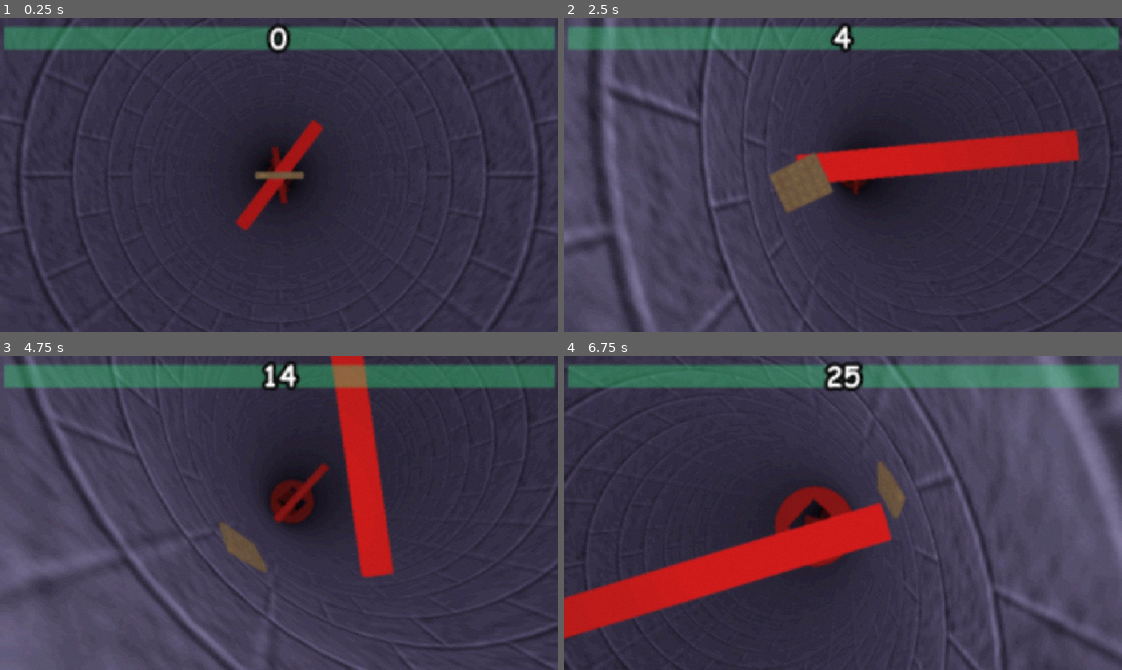
Above: before the commit, frames 1-4 (two rows, left to right).
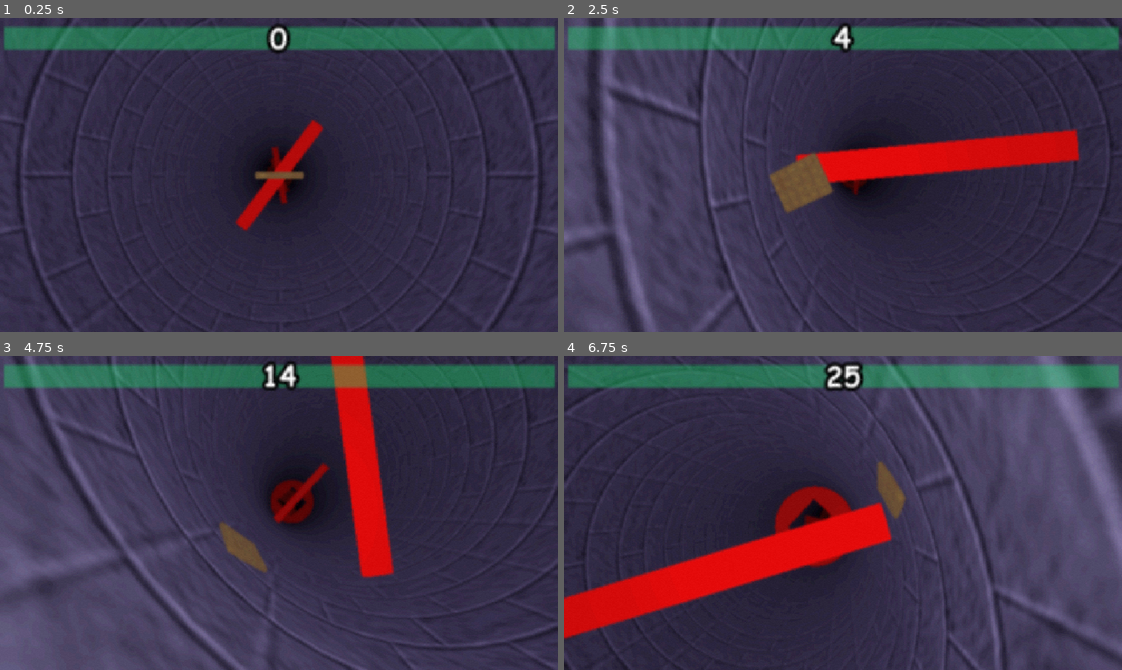
Above: after the commit, the same moments.

Repository: TaelsDaFoox/wafall
Game: Godot game, scene res://world.tscn
Two runs of this game, one before a commit and one after it. Both use one fixed random seed, a clock stepped at 60 frames per second and the inputs below.
Inputs:
- Up to frame 1 (0.25 s): no input
- Up to frame 2 (2.5 s): tap Enter at 0.5 s; hold D (right) 0.53-1.28 s; tap Alt at 0.6, 2.1 s; hold S (down) 1.28-2.03 s; tap Shift at 1.35 s; hold D (right) from 2.03 s (still down)
- Up to frame 3 (4.75 s): release D (right) at 2.78 s; hold W (up) 2.78-3.53 s; tap Shift at 2.85, 4.35 s; hold A (left) from 3.53 s (still down); tap Alt at 3.6 s
- Up to frame 4 (6.75 s): release A (left) at 5.03 s; hold S (down) 5.03-5.78 s; tap Alt at 5.1, 6.6 s; hold D (right) 5.78-6.53 s; tap Shift at 5.85 s; hold W (up) from 6.53 s (still down)

The runs differ from the first frame. In frame 2, 0.2% of the frame differs, in the area x 45-73%, y 40-52%; in frame 3, 0.3%, in the area x 61-70%, y 17-69%; in frame 4, 0.3%.

Commit message:
new title screen + danger sfx
much cooler title screen, experimenting with a low health sfx

Diff:
--- a/Global.gd
+++ b/Global.gd
@@ -1,6 +1,6 @@
 extends Node
 var falldist :=0.0
-var waffleHP := 100
+var waffleHP := 100.0
 signal wrap()
 func emitwrap():
 	wrap.emit()
--- /dev/null
+++ b/camera_title.gd
@@ -0,0 +1,16 @@
+extends Camera3D
+@export var player: RigidBody3D
+var camspin = 0.0
+var camdist = 20.0
+
+func _ready() -> void:
+	pass
+
+func _physics_process(delta: float) -> void:
+	if player:
+		camspin +=delta*0.3
+		player.apply_torque(Vector3(1.0,0.1,0.3))
+		#player.linear_velocity.y=-250
+		position = Vector3(sin(camspin)*camdist,player.position.y-10,cos(camspin)*camdist)
+		look_at(player.position+Vector3(0,6,0),Vector3.UP)
+		rotation.y-=0.5
--- a/materials/jpeg.tres
+++ b/materials/jpeg.tres
@@ -4,7 +4,7 @@
 
 [resource]
 shader = ExtResource("1_4kowo")
-shader_parameter/washout_intensity = 0.3
+shader_parameter/washout_intensity = 0.150000007125
 shader_parameter/blur_amount = 1.0000000475
 shader_parameter/blockiness = 500.000021375
 shader_parameter/color_steps = 32.0
--- /dev/null
+++ b/title_alt.tscn
@@ -0,0 +1,126 @@
+[gd_scene load_steps=11 format=3 uid="uid://cis7jhbcm5lqp"]
+
+[ext_resource type="Material" uid="uid://chl7b8pmev0ih" path="res://materials/Bricks.tres" id="1_a8gxr"]
+[ext_resource type="PackedScene" uid="uid://dian7bnwaawuo" path="res://waffle.tscn" id="2_2i62n"]
+[ext_resource type="PhysicsMaterial" uid="uid://oyblx46378ey" path="res://materials/frictionless.tres" id="3_si5mo"]
+[ext_resource type="Script" uid="uid://dfxaw82x21wd3" path="res://camera_title.gd" id="4_g24ii"]
+[ext_resource type="Script" uid="uid://cborgbtsf0dtx" path="res://wall_collision.gd" id="5_4q325"]
+[ext_resource type="FontFile" uid="uid://kg3qgerw6jf0" path="res://fonts/comicbd.ttf" id="7_2i62n"]
+[ext_resource type="AudioStream" uid="uid://dhbvcygskw4al" path="res://audio/music/Delve!!!.wav" id="7_a8gxr"]
+[ext_resource type="Material" uid="uid://cc6jq52jf3gxv" path="res://materials/jpeg.tres" id="7_p2suv"]
+[ext_resource type="Script" uid="uid://ws4pks405ugm" path="res://title_menu.gd" id="8_si5mo"]
+
+[sub_resource type="Environment" id="Environment_36lrl"]
+ambient_light_source = 2
+ambient_light_color = Color(0.58443636, 0.5058974, 0.77317214, 1)
+fog_enabled = true
+fog_light_color = Color(0, 0, 0, 1)
+fog_density = 0.005
+
+[node name="TitleAlt" type="Node3D"]
+
+[node name="Well" type="CSGCylinder3D" parent="."]
+transform = Transform3D(1, 0, 0, 0, 1, 0, 0, 0, 1, 0, -0.3942871, 0)
+radius = 50.0
+height = 2000.0
+sides = 64
+material = ExtResource("1_a8gxr")
+
+[node name="WorldEnvironment" type="WorldEnvironment" parent="."]
+environment = SubResource("Environment_36lrl")
+
+[node name="Waffle" parent="." instance=ExtResource("2_2i62n")]
+physics_material_override = ExtResource("3_si5mo")
+movespeed = 100000.0
+
+[node name="Camera3D" type="Camera3D" parent="." node_paths=PackedStringArray("player")]
+transform = Transform3D(1, 0, 0, 0, -4.371139e-08, 1, 0, -1, -4.371139e-08, -13.661747, -38.720566, 18.476261)
+current = true
+script = ExtResource("4_g24ii")
+player = NodePath("../Waffle")
+
+[node name="OmniLight3D" type="OmniLight3D" parent="Camera3D"]
+shadow_enabled = true
+omni_range = 96.99061
+
+[node name="WallCollision" type="CSGTorus3D" parent="."]
+use_collision = true
+collision_priority = 10.0
+inner_radius = 40.632484
+outer_radius = 79.554504
+sides = 64
+ring_sides = 3
+script = ExtResource("5_4q325")
+
+[node name="TitleMenu" type="Control" parent="."]
+layout_mode = 3
+anchors_preset = 15
+anchor_right = 1.0
+anchor_bottom = 1.0
+grow_horizontal = 2
+grow_vertical = 2
+script = ExtResource("8_si5mo")
+
+[node name="Label" type="Label" parent="TitleMenu"]
+layout_mode = 1
+anchors_preset = 15
+anchor_right = 1.0
+anchor_bottom = 1.0
+offset_top = -15.0
+offset_bottom = -15.0
+grow_horizontal = 2
+grow_vertical = 2
+theme_override_fonts/font = ExtResource("7_2i62n")
+theme_override_font_sizes/font_size = 100
+text = "wafall"
+horizontal_alignment = 1
+
+[node name="Start" type="Button" parent="TitleMenu"]
+layout_mode = 1
+anchors_preset = 11
+anchor_left = 1.0
+anchor_right = 1.0
+anchor_bottom = 1.0
+offset_left = -312.0
+offset_top = 139.0
+offset_right = -56.0
+offset_bottom = -173.0
+grow_horizontal = 0
+grow_vertical = 2
+theme_override_fonts/font = ExtResource("7_2i62n")
+theme_override_font_sizes/font_size = 28
+text = "FALL"
+
+[node name="Customize" type="Button" parent="TitleMenu"]
+layout_mode = 1
+anchors_preset = 15
+anchor_right = 1.0
+anchor_bottom = 1.0
+offset_left = 80.0
+offset_top = 309.0
+offset_right = -340.0
+offset_bottom = -14.0
+grow_horizontal = 2
+grow_vertical = 2
+theme_override_fonts/font = ExtResource("7_2i62n")
+theme_override_font_sizes/font_size = 20
+text = "Customize yo' waffle"
+
+[node name="CanvasLayer" type="CanvasLayer" parent="."]
+visible = false
+
+[node name="ColorRect" type="ColorRect" parent="CanvasLayer"]
+material = ExtResource("7_p2suv")
+anchors_preset = 15
+anchor_right = 1.0
+anchor_bottom = 1.0
+grow_horizontal = 2
+grow_vertical = 2
+mouse_filter = 2
+
+[node name="AudioStreamPlayer" type="AudioStreamPlayer" parent="."]
+stream = ExtResource("7_a8gxr")
+volume_db = -10.0
+autoplay = true
+
+[connection signal="pressed" from="TitleMenu/Start" to="TitleMenu" method="_on_start_pressed"]
--- /dev/null
+++ b/title_menu.gd
@@ -0,0 +1,5 @@
+extends Control
+
+
+func _on_start_pressed() -> void:
+	get_tree().change_scene_to_file("res://world.tscn")
--- a/waffle.gd
+++ b/waffle.gd
@@ -4,7 +4,9 @@
 @onready var explosion = $explosion
 var explodeframe := 19.0
 @onready var sfx := $AudioStreamPlayer
+@export var healrate = 0.5
 func _physics_process(delta: float) -> void:
+	Global.waffleHP=clampf(Global.waffleHP+(healrate*delta),0.0,100.0)
 	var input_dir = Input.get_vector("left","right","up","down",0.5)
 	apply_central_force(Vector3(input_dir.x,0,input_dir.y)*(delta*movespeed))
 	apply_torque(Vector3(input_dir.y,0,-input_dir.x)*(delta*movespeed))
@@ -19,7 +21,10 @@
 	explosion.frame = int(explodeframe)
 
 func explode():
+	Global.waffleHP-=25
+	if Global.waffleHP<=0:
+		Global.waffleHP=100.0
+		get_tree().reload_current_scene()
 	sfx.play()
-	Global.waffleHP-=25
 	explodeframe=0.0
 	apply_central_impulse(Vector3(0,150,0))
--- a/waffle.tscn
+++ b/waffle.tscn
@@ -1,9 +1,10 @@
-[gd_scene load_steps=6 format=3 uid="uid://dian7bnwaawuo"]
+[gd_scene load_steps=7 format=3 uid="uid://dian7bnwaawuo"]
 
 [ext_resource type="PackedScene" uid="uid://b113vnreh7lai" path="res://models/waffle.glb" id="1_0tgtb"]
 [ext_resource type="Script" uid="uid://dfneuo3jlriph" path="res://waffle.gd" id="1_lkhhq"]
 [ext_resource type="Texture2D" uid="uid://bvbqan13o6ot2" path="res://textures/explode.png" id="3_mdcnc"]
 [ext_resource type="AudioStream" uid="uid://dtvjxleqjv5e" path="res://audio/sfx/snd_badexplosion.wav" id="4_8lmp6"]
+[ext_resource type="AudioStream" uid="uid://1qejg8b6ry3p" path="res://audio/sfx/paper-mario-64-danger_2UDcUD1.mp3" id="5_1olf3"]
 
 [sub_resource type="BoxShape3D" id="BoxShape3D_lkhhq"]
 size = Vector3(7.9521484, 9.730469, 1.2021484)
@@ -29,3 +30,8 @@
 
 [node name="AudioStreamPlayer" type="AudioStreamPlayer" parent="."]
 stream = ExtResource("4_8lmp6")
+
+[node name="DangerSFX" type="AudioStreamPlayer" parent="."]
+stream = ExtResource("5_1olf3")
+volume_db = -20.0
+autoplay = true
--- a/wall_collision.gd
+++ b/wall_collision.gd
@@ -1,4 +1,5 @@
 extends CSGTorus3D
 @export var player: RigidBody3D
 func _physics_process(delta: float) -> void:
-	position.y = player.position.y
+	if player:
+		position.y = player.position.y
--- a/world.tscn
+++ b/world.tscn
@@ -61,7 +61,6 @@
 [node name="Music" type="AudioStreamPlayer" parent="."]
 stream = ExtResource("8_ioo17")
 volume_db = -5.0
-autoplay = true
 
 [node name="CanvasLayer" type="CanvasLayer" parent="."]
 
Not shown, added: audio/music/Delve!!!.wav.import
Not shown, added: audio/sfx/paper-mario-64-danger_2UDcUD1.mp3.import
Not shown, added: audio/sfx/paper-mario-64-peril.mp3.import
Not shown, added: camera_title.gd.uid
Not shown, changed: textures/waffel2.png.import
Not shown, added: title_menu.gd.uid
Not shown, added: audio/music/Delve!!!.wav
Not shown, added: audio/sfx/paper-mario-64-danger_2UDcUD1.mp3
Not shown, added: audio/sfx/paper-mario-64-peril.mp3
